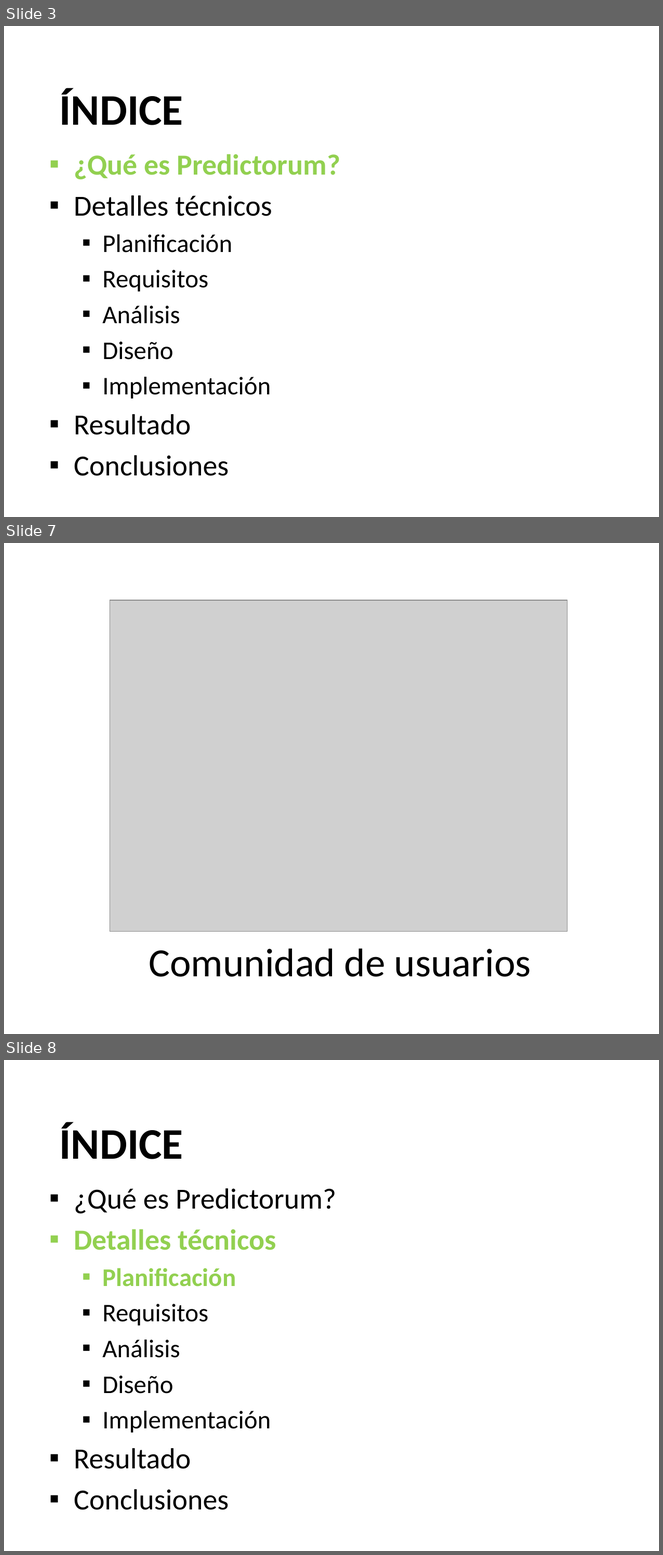
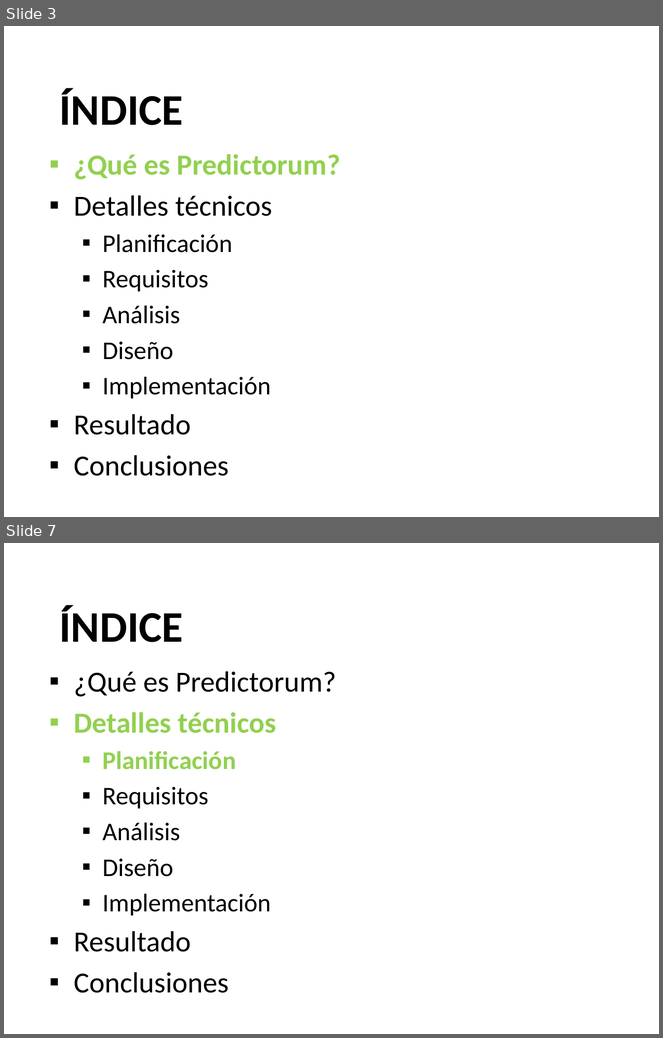
Before and after one commit to thedarkfather/TFG, a slide deck: Docs/Presentación.pptx. Shown one above the other, each under a label of ours: slides 3, 7 and 8 before the commit, slides 3 and 7 after it; the slides between them are not shown. The pictures are 663x1555 and 663x1038 pixels, drawn with LibreOffice and Linux fonts; fonts in the diff are those of the drawing; grey boxes stand for pictures. Boxes give left, top, right and bottom in pixels: in the first picture for what was removed or moved away, otherwise in the second. Text is boxed around its words. In the diff, an @@ line names an element or a change of style, - is before the commit and + after.

```diff
--- a/Docs/Presentación.pptx
+++ b/Docs/Presentación.pptx
@@ slide 7 removed at <box>4,543,659,1034</box>, background #FFFFFF @@
@@ picture removed at <box>110,600,568,931</box> @@
@@ text removed at <box>149,949,531,977</box> @@
-Comunidad de usuarios
@@ what was slide 8 is now slide 7 @@
```
Also in this commit, not shown: 4 slides changed, 1 slide added.
